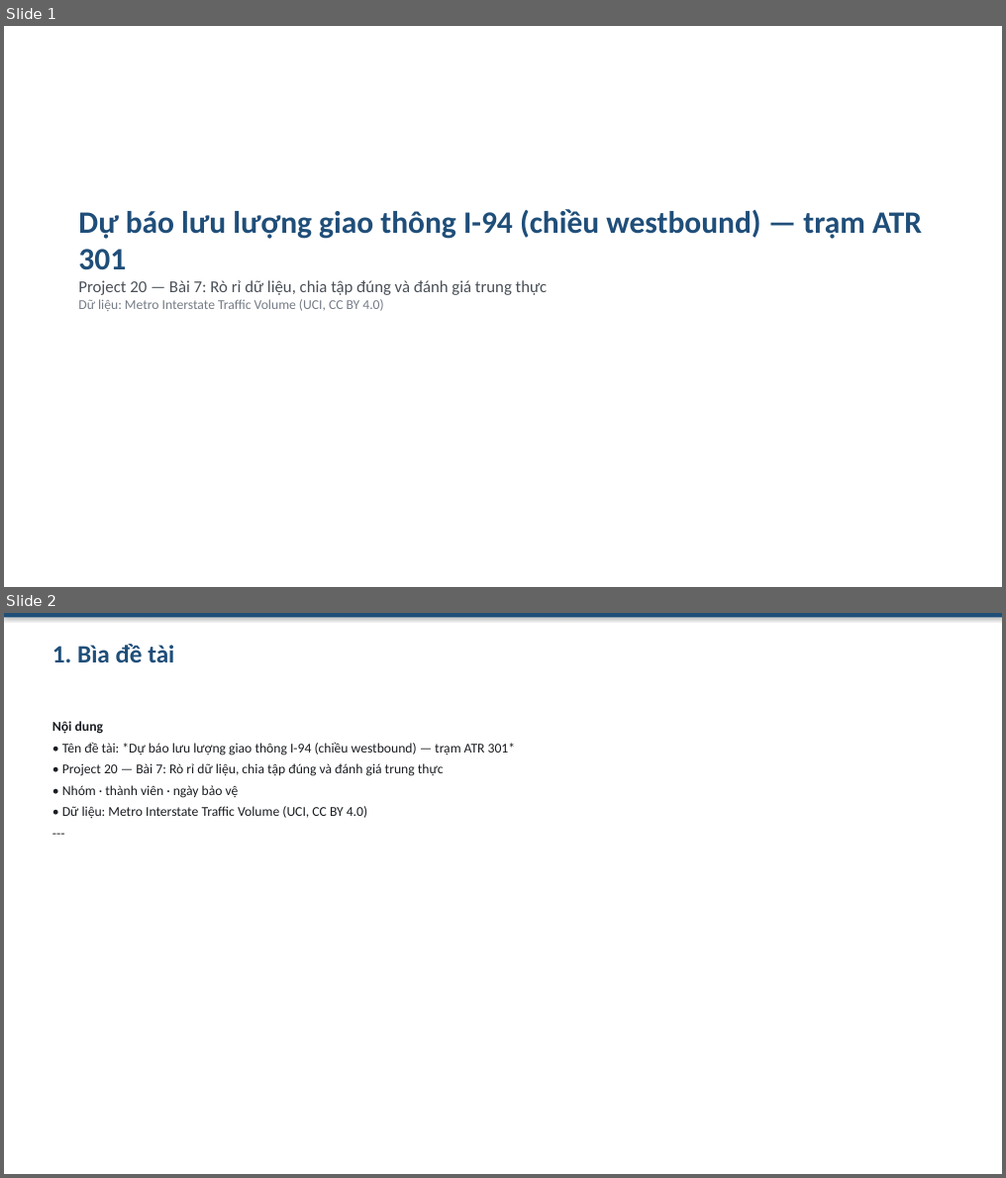
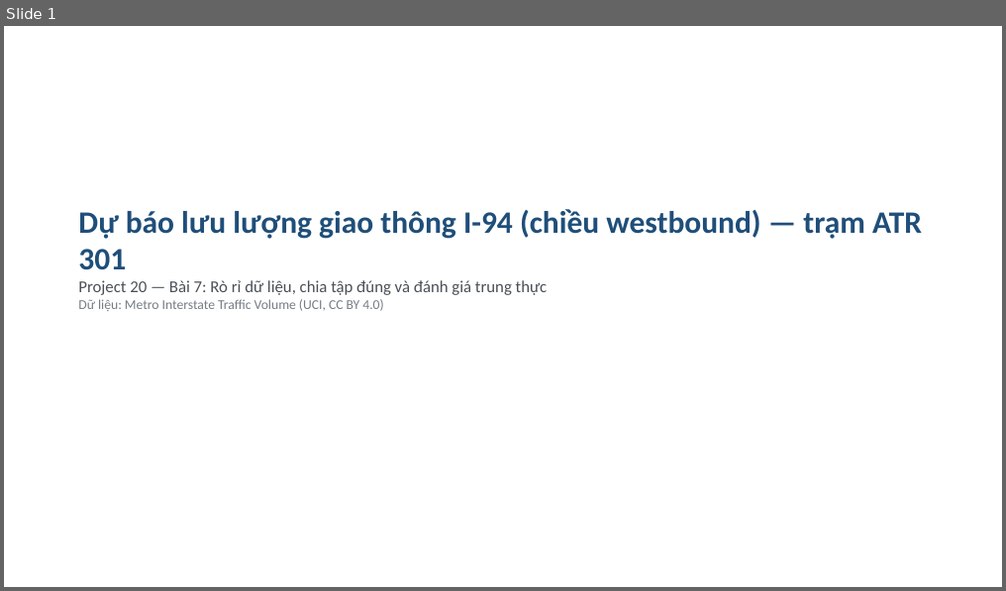
Before and after one commit to laivannha0202/DU-BAO-LUU-LUONG-GIAO-THONG-VOI-CHIA-TAP-THEO-THOI-GIAN, a slide deck: release/slides.pptx. Shown one above the other, each under a label of ours: slides 1 and 2 before the commit, slide 1 after it. The pictures are 1006x1178 and 1006x591 pixels, drawn with LibreOffice and Linux fonts; fonts in the diff are those of the drawing. Boxes give left, top, right and bottom in pixels: in the first picture for what was removed or moved away, otherwise in the second. Text is boxed around its words. In the diff, an @@ line names an element or a change of style, - is before the commit and + after.

Commit message:
GĐ4: dựng lại bản phát hành + CI chạy trên máy khác
- release/final_report.pdf: 25 trang A4 (giữ trong giới hạn <= 25).
- release/final_report.docx, release/slides.pptx: 11 slide (1 bìa + 10 nội dung).
  Sinh lại từ reports/final_report.md và docs/slides-outline.md bằng
  py src\export_docs.py all. release/ bị .gitignore nên thêm bằng git add -f.
- .github/workflows/ci.yml: chạy trên ubuntu-latest, Python 3.12.
  * job clean-clone: pip install -r requirements.txt rồi pytest -q (chưa có dữ
    liệu), yêu cầu 0 failed / 0 error (skip được).
  * job full-pipeline: tải UCI rồi chạy đúng thứ tự README (download_data, data,
    eda, train, experiments, freeze_serving_policy --check, evaluate,
    postprocess_audit, uncertainty_audit) rồi pytest -q.
  Không dùng continue-on-error.

```diff
--- a/release/slides.pptx
+++ b/release/slides.pptx
@@ slide 2 removed at (4,613,1002,1174), background #FFFFFF @@
@@ rectangle removed at (4,613,1002,618) @@
@@ text removed at (53,644,174,663) @@
-1. Bìa đề tài
@@ text removed at (53,721,516,819) @@
-Nội dung
-• Tên đề tài: *Dự báo lưu lượng giao thông I-94 (chiều westbound) — trạm ATR 301*
-• Project 20 — Bài 7: Rò rỉ dữ liệu, chia tập đúng và đánh giá trung thực
-• Nhóm · thành viên · ngày bảo vệ
-• Dữ liệu: Metro Interstate Traffic Volume (UCI, CC BY 4.0)
----
```
Also in this commit, not shown: 10 slides changed, 3 other files.
